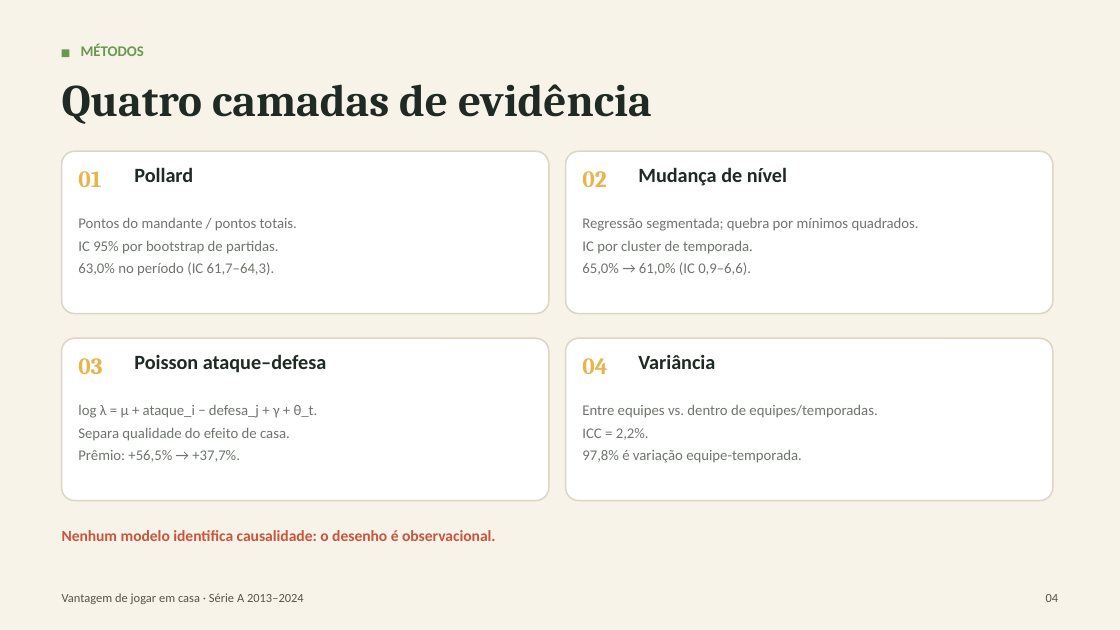
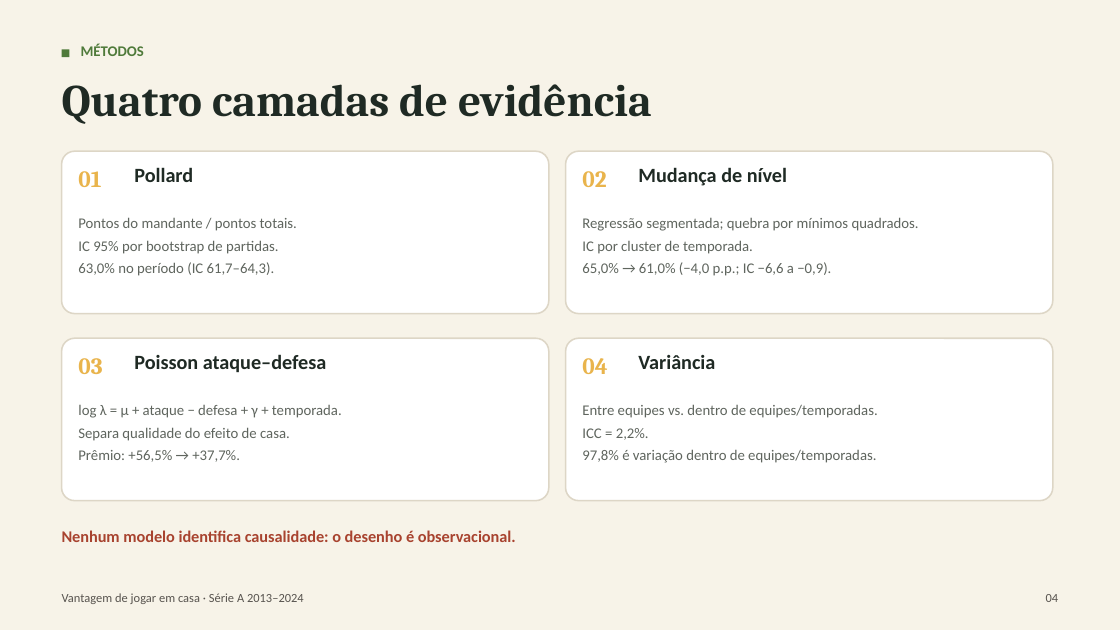
Before and after one commit to EmiyaKiritsugu3/TCC, a slide deck: slide 4 of apresentacao/apresentacao_artigo_2013_2024.pptx. Drawn at 1120x630 pixels with LibreOffice and Linux fonts; fonts in the diff are those of the drawing. Boxes give left, top, right and bottom in pixels: in the first picture for what was removed or moved away, otherwise in the second. Text is boxed around its words. In the diff, an @@ line names an element or a change of style, - is before the commit and + after.

```diff
--- a/apresentacao/apresentacao_artigo_2013_2024.pptx
+++ b/apresentacao/apresentacao_artigo_2013_2024.pptx
@@ rectangle at (x1=62, y1=49, x2=69, y2=57): fill #6A994E to #4F7A3A @@
@@ text "MÉTODOS" at (x1=81, y1=43, x2=144, y2=56): text colour #6A994E to #4F7A3A @@
@@ text "Pontos do mandante / pontos ..." at (x1=78, y1=217, x2=297, y2=276): text colour #6F756E to #5F655E @@
@@ text at (x1=582, y1=217, x2=919, y2=254): text colour #6F756E to #5F655E in "Regressão segmentada; quebra por mínimos quadrados.", "IC por cluster de temporada." @@
@@ text at (x1=582, y1=262, x2=831, y2=276): text changed; text colour #6F756E to #5F655E @@
-65,0% → 61,0% (IC 0,9–6,6).
+65,0% → 61,0% (−4,0 p.p.; IC −6,6 a −0,9).
@@ text at (x1=78, y1=405, x2=342, y2=418): text changed; text colour #6F756E to #5F655E @@
-log λ = μ + ataque_i − defesa_j + γ + θ_t.
+log λ = μ + ataque − defesa + γ + temporada.
@@ text at (x1=582, y1=404, x2=877, y2=440): text colour #6F756E to #5F655E in "Entre equipes vs. dentro de equipes/temporadas.", "ICC = 2,2%." @@
@@ text at (x1=78, y1=427, x2=290, y2=462): text colour #6F756E to #5F655E in "Separa qualidade do efeito de casa.", "Prêmio: +56,5% → +37,7%." @@
@@ text at (x1=582, y1=449, x2=876, y2=463): text changed; text colour #6F756E to #5F655E @@
-97,8% é variação equipe-temporada.
+97,8% é variação dentro de equipes/temporadas.
@@ text "Nenhum modelo identifica causalidade: o ..." at (x1=62, y1=530, x2=516, y2=542): size 10 to 10.5 pt, text colour #C8553D to #A8432F @@
```
Also in this commit, not shown: 9 other slides changed, 6 other files.
